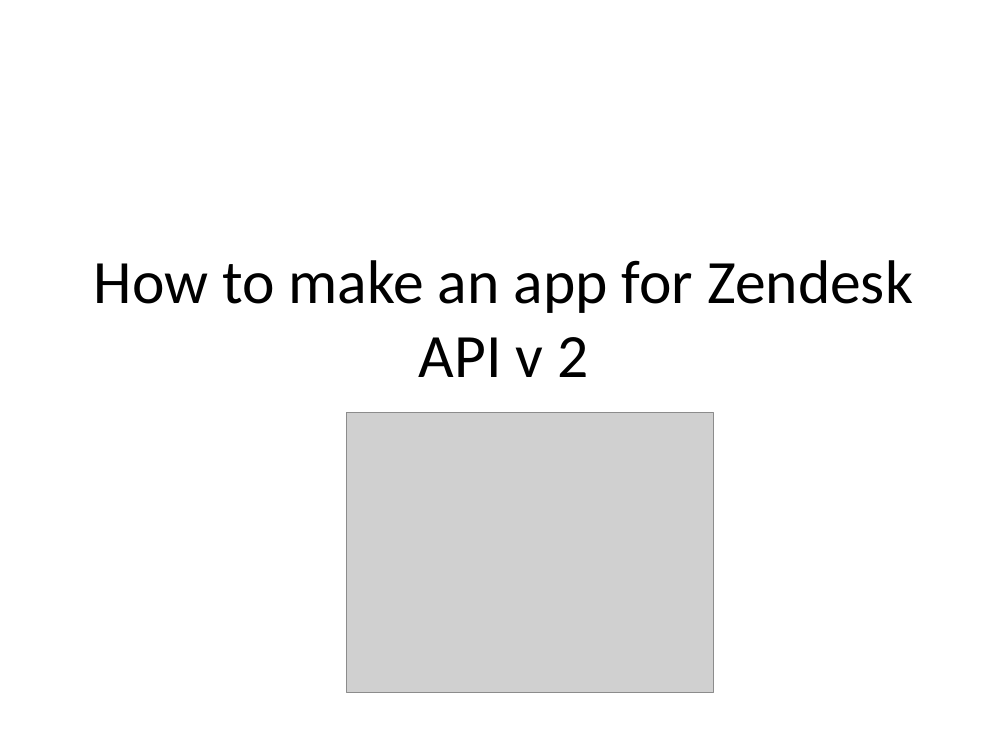
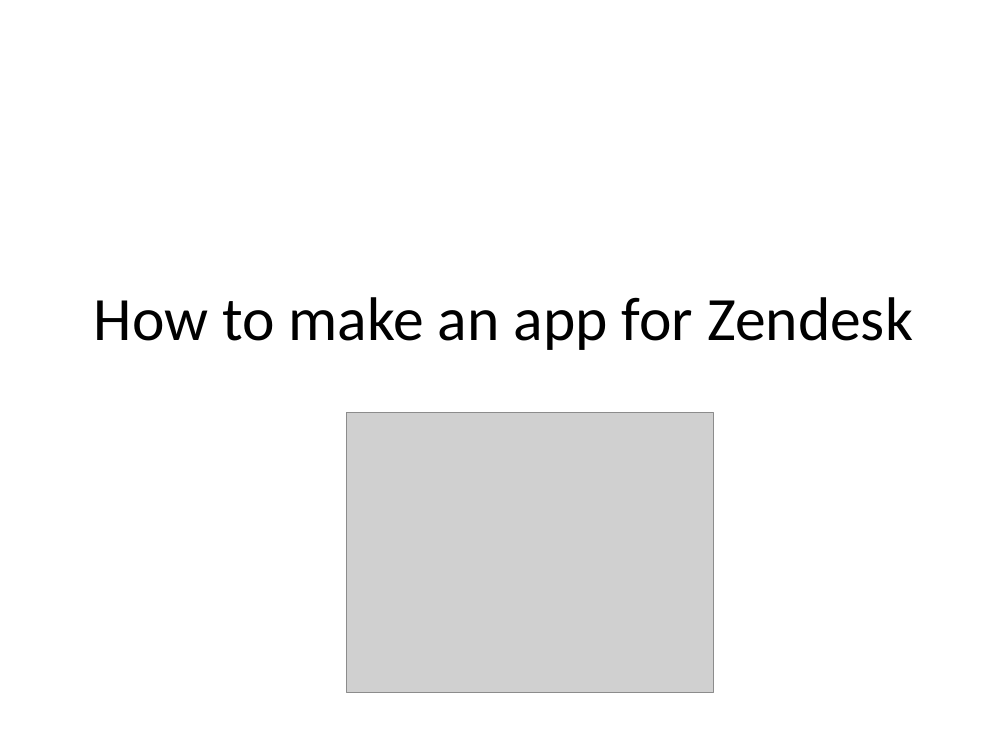
Before and after one commit to wayko/ZendeskApp, a slide deck: slide 1 of PowerPoint/How to make an app for Zendesk.pptx. Drawn at 1008x756 pixels with LibreOffice and Linux fonts; fonts in the diff are those of the drawing; grey boxes stand for pictures. Boxes give left, top, right and bottom in pixels: in the first picture for what was removed or moved away, otherwise in the second. Text is boxed around its words. In the diff, an @@ line names an element or a change of style, - is before the commit and + after.

Commit message:
Made one more change on the powerpoint presentation

```diff
--- a/PowerPoint/How to make an app for Zendesk.pptx
+++ b/PowerPoint/How to make an app for Zendesk.pptx
@@ title at <box>94,297,913,350</box>: text changed @@
-How to make an app for Zendesk API v 2
+How to make an app for Zendesk
```
